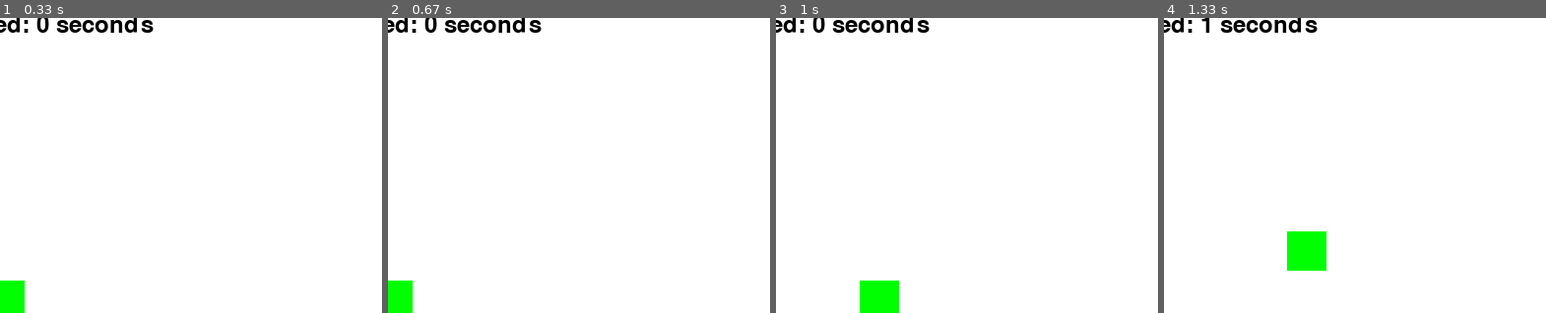
Above: before the commit, frames 1-4 (left to right).
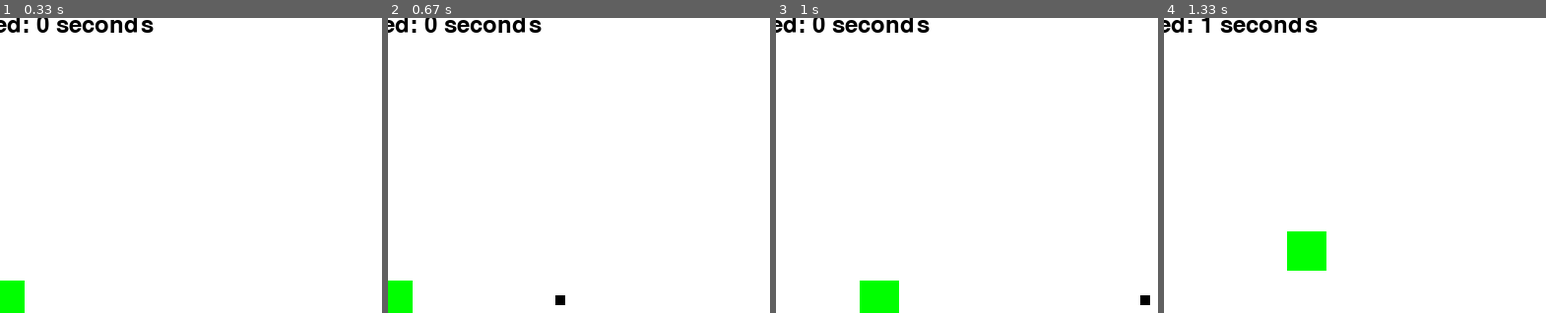
Above: after the commit, the same moments.

Repository: brandoncopeman/pygameGeoWarsLike
Game: pygame game, started from main.py
Same seed, same stepped clock (60 frames per second), same inputs: the game is played once before the commit and once after it.
Inputs (mouse positions are % of the whole screen's width and height, from its top left):
- Up to frame 1 (0.33 s): no input
- Up to frame 2 (0.67 s): click (48, 50) at 0.38 s
- Up to frame 3 (1 s): hold D from 0.67 s (still down); move the mouse to (45, 54) at 0.7 s
- Up to frame 4 (1.33 s): release D at 1.13 s; hold W from 1.17 s (still down)
The pictures show only the part of the screen within x 48-98%, y 2-52%; the shares and areas given below are measured in that part.

Frame 1 is identical in both runs. In frame 2, less than 0.1% of the frame differs, in the area x 43-47%, y 94-98%; in frame 3, less than 0.1%; in frame 4, nothing differs.

Commit message:
added projectile and enemy death

Diff:
--- a/game.py
+++ b/game.py
@@ -33,14 +33,29 @@
         for event in pygame.event.get():
             if event.type == pygame.QUIT:
                 running = False
+            elif event.type == pygame.MOUSEBUTTONDOWN:
+                if event.button == 1:  # Left mouse button
+                    mouse_pos = pygame.mouse.get_pos()
+                    player.shoot(mouse_pos)
 
         # Get the state of keys
         keys = pygame.key.get_pressed()
 
         # Update the player and enemies
         player.update(keys)  # Manually pass the keys to the player's update method
+        player.projectiles.update()
+
         for enemy in enemies:
             enemy.update()  # No need to pass keys for enemies
+        #variable for shooting enemies
+        hits = pygame.sprite.groupcollide(player.projectiles, enemies, True, True)
+ # Process each collision
+        for projectile, hit_enemies in hits.items():
+            # Remove the projectile
+            projectile.kill()
+            # Remove each enemy that was hit
+            for enemy in hit_enemies:
+                enemy.kill()
 
         # Check for collisions between the player and enemies
         if pygame.sprite.spritecollideany(player, enemies):
@@ -58,6 +73,7 @@
 
         # Draw all sprites
         all_sprites.draw(screen)
+        player.projectiles.draw(screen)  # Draw projectiles separately
 
         # Draw the timer on the screen
         screen.blit(timer_text, timer_rect)
--- a/main.py
+++ b/main.py
@@ -15,6 +15,7 @@
                 pygame.quit()
                 exit()  # Exit the program
 
+
 # Start the game
 main()
 
--- a/player.py
+++ b/player.py
@@ -1,4 +1,6 @@
 import pygame
+import math
+from projectiles import Projectile
 from settings import GREEN, SCREEN_WIDTH, SCREEN_HEIGHT
 
 
@@ -10,6 +12,9 @@
         self.rect = self.image.get_rect()
         self.rect.center = (SCREEN_WIDTH // 2, SCREEN_HEIGHT // 2)
         self.speed = 5
+
+        # Projectile group
+        self.projectiles = pygame.sprite.Group()
 
     def update(self, keys):
         # Track movement in both x and y directions
@@ -27,10 +32,20 @@
         if dx != 0 and dy != 0:
             dx *= 0.7071  # Approximately 1/sqrt(2)
             dy *= 0.7071
-             # Update the player's position
+         # Update the player's position
         self.rect.x += dx
         self.rect.y += dy
 
         # Keep the player within bounds
         self.rect.x = max(0, min(self.rect.x, SCREEN_WIDTH - self.rect.width))
         self.rect.y = max(0, min(self.rect.y, SCREEN_HEIGHT - self.rect.height))
+
+    def shoot(self, mouse_pos):
+        # Calculate the angle from the player to the mouse position
+        dx = mouse_pos[0] - self.rect.centerx
+        dy = mouse_pos[1] - self.rect.centery
+        angle = math.atan2(dy, dx)
+
+        # Create a new projectile moving in the direction of the mouse position
+        projectile = Projectile(self.rect.centerx, self.rect.centery, angle)
+        self.projectiles.add(projectile)
--- /dev/null
+++ b/projectiles.py
@@ -0,0 +1,24 @@
+import pygame
+import math
+from settings import *
+
+class Projectile(pygame.sprite.Sprite):
+    def __init__(self, x, y, angle):
+        super().__init__()
+        self.image = pygame.Surface((10, 10))
+        self.image.fill(BLACK)
+        self.rect = self.image.get_rect(center=(x, y))
+        self.speed = 10
+
+        # Calculate velocity based on angle
+        self.vel_x = math.cos(angle) * self.speed
+        self.vel_y = math.sin(angle) * self.speed
+
+    def update(self):
+        # Move the projectile in the specified direction
+        self.rect.x += self.vel_x
+        self.rect.y += self.vel_y
+
+        # Remove the projectile if it goes off-screen
+        if self.rect.right < 0 or self.rect.left > SCREEN_WIDTH or self.rect.bottom < 0 or self.rect.top > SCREEN_HEIGHT:
+            self.kill()
